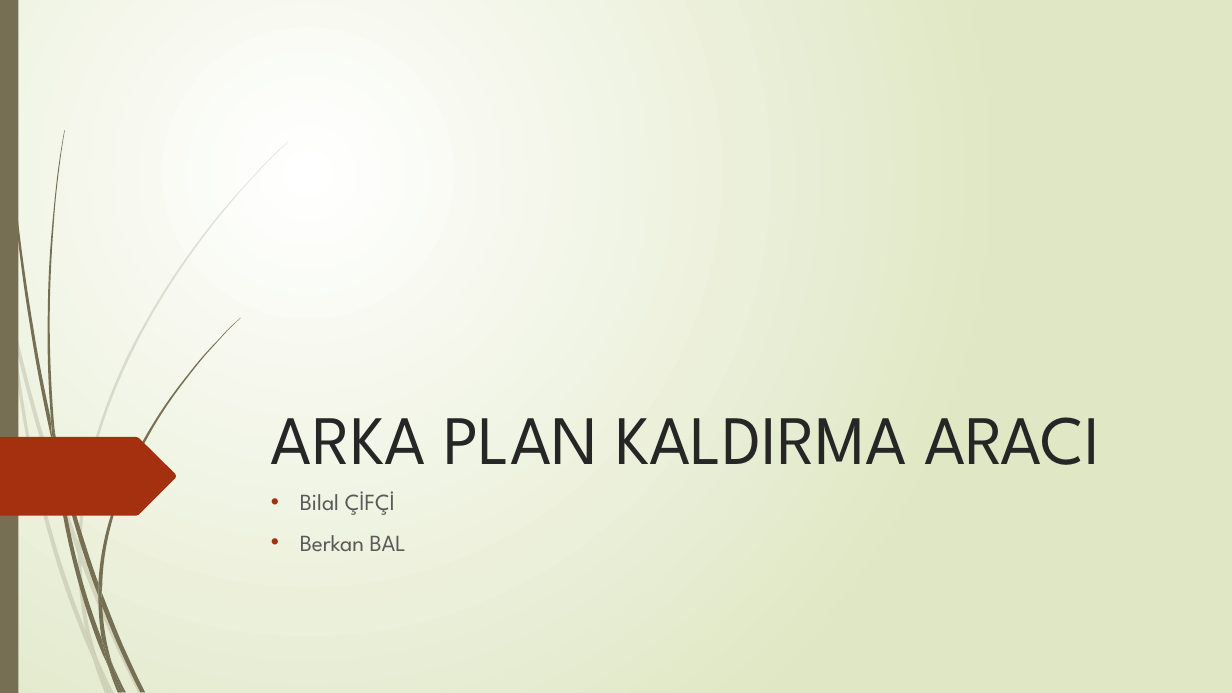
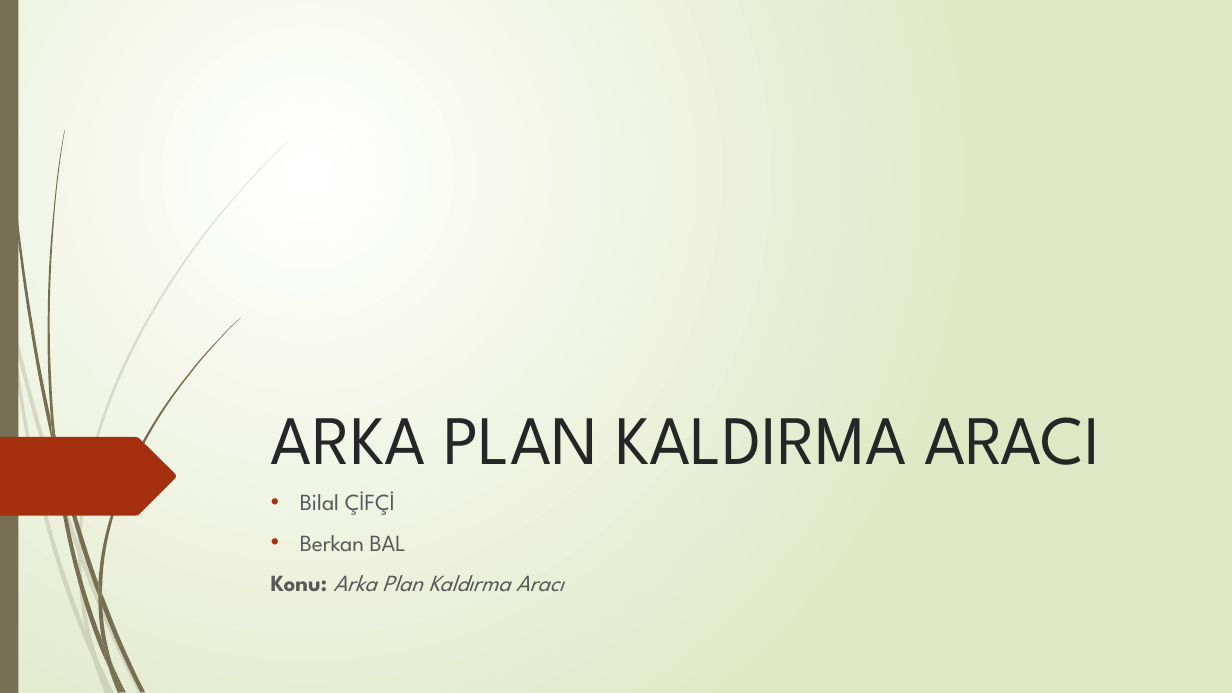
Before and after one commit to bilalcifci/arkaplan-kaldirma, a slide deck: slide 1 of Sunum/arka-plan-kaldirma.pptx. Drawn at 1232x693 pixels with LibreOffice and Linux fonts; fonts in the diff are those of the drawing. Boxes give left, top, right and bottom in pixels: in the first picture for what was removed or moved away, otherwise in the second. Text is boxed around its words. In the diff, an @@ line names an element or a change of style, - is before the commit and + after.

```diff
--- a/Sunum/arka-plan-kaldirma.pptx
+++ b/Sunum/arka-plan-kaldirma.pptx
@@ subtitle at [271, 575, 564, 591]: paragraph added @@
+Konu: Arka Plan Kaldırma Aracı
```
Also in this commit, not shown: 1 other slide changed, 6 slides added, 1 slide removed, 7 other files.
